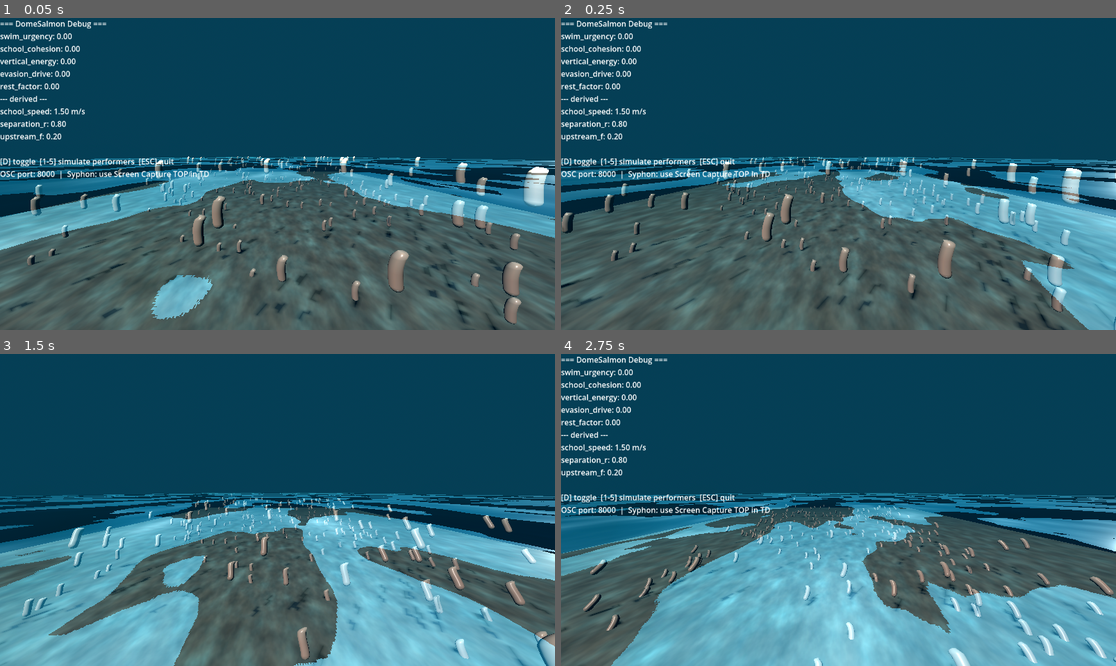
Above: before the commit, frames 1-4 (two rows, left to right).
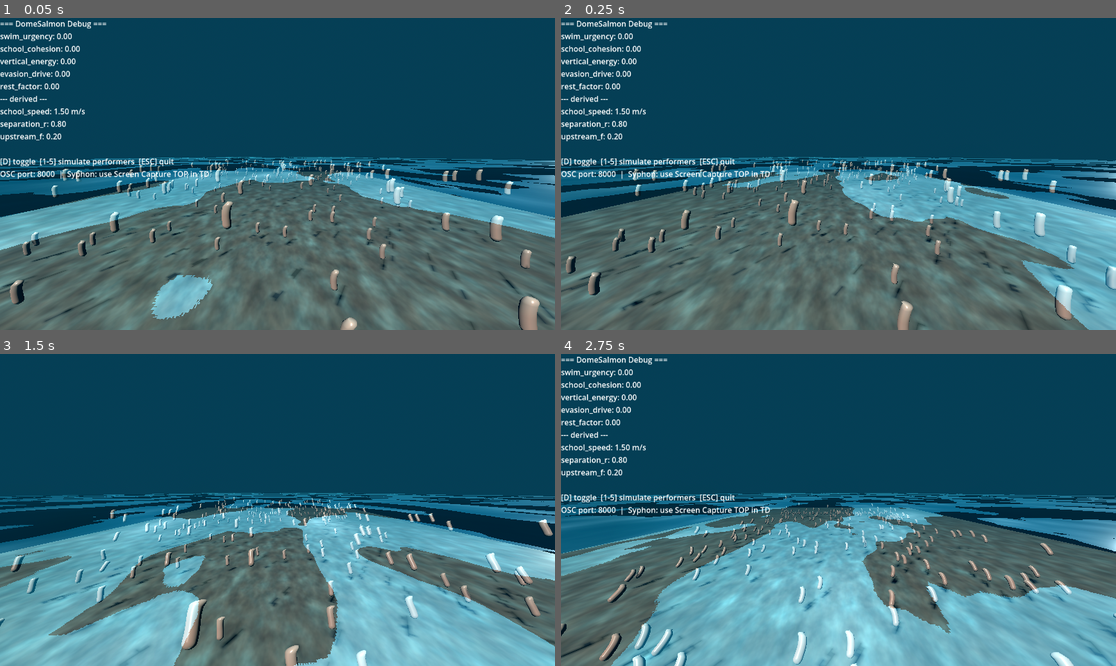
Above: after the commit, the same moments.

Repository: hollygrimm/dome-salmon
Game: Godot game, scene res://scenes/Main.tscn
Two runs of this game, one before a commit and one after it. Both use one fixed random seed, a clock stepped at 60 frames per second and the inputs below.
Inputs:
- Up to frame 1 (0.05 s): no input
- Up to frame 2 (0.25 s): no input
- Up to frame 3 (1.5 s): tap Enter at 0.5 s; hold D 0.53-1.28 s; tap 1 at 0.6 s; tap 2 at 1.35 s
- Up to frame 4 (2.75 s): hold D from 2.03 s (still down); tap 3 at 2.1 s

The runs differ from the first frame. In frame 1, 8.5% of the frame differs, in the area x 0-100%, y 44-100%; in frame 2, 8.1%; in frame 3, 7.6%; in frame 4, 6.5%.

Commit message:
Adjust spawn volume and center for salmon school simulation; update water shader transparency

Diff:
--- a/scripts/SalmonSchool.gd
+++ b/scripts/SalmonSchool.gd
@@ -12,7 +12,8 @@
 
 # --- Configuration (edit in Inspector) ---
 @export var fish_count: int = 300
-@export var spawn_volume: Vector3 = Vector3(20.0, 4.0, 40.0)  # width, height, depth
+@export var spawn_volume: Vector3 = Vector3(20.0, 3.0, 40.0)  # width, height, depth
+@export var spawn_center_y: float = 0.05  # centers school in water column (surface=1.8, bed=-1.7)
 @export var upstream_direction: Vector3 = Vector3(0, 0, -1)   # -Z = upstream
 
 # --- Boids weights (tunable) ---
@@ -65,9 +66,11 @@
 	for i in fish_count:
 		var pos := Vector3(
 			randf_range(-spawn_volume.x * 0.5, spawn_volume.x * 0.5),
-			randf_range(-spawn_volume.y * 0.5, spawn_volume.y * 0.5),
+			spawn_center_y,
 			randf_range(-spawn_volume.z * 0.5, spawn_volume.z * 0.5)
 		)
+		var y_offset := randf_range(-spawn_volume.y * 0.5, spawn_volume.y * 0.5)
+		pos.y = spawn_center_y + _soft_clamp(y_offset, spawn_volume.y * 0.5)
 		_positions.append(pos)
 		# Initial velocity: mostly upstream with small random spread
 		_velocities.append(upstream_direction * 1.5 + Vector3(
@@ -158,7 +161,7 @@
 
 		# Soft boundary — push back toward spawn volume center
 		pos.x = _soft_clamp(pos.x, spawn_volume.x * 0.5)
-		pos.y = _soft_clamp(pos.y, spawn_volume.y * 0.5)
+		pos.y = spawn_center_y + _soft_clamp(pos.y - spawn_center_y, spawn_volume.y * 0.5)
 		pos.z = _soft_clamp(pos.z, spawn_volume.z * 0.5)
 
 		_positions[i]  = pos
--- a/shaders/water_surface.gdshader
+++ b/shaders/water_surface.gdshader
@@ -22,7 +22,7 @@
 uniform float turbulence   : hint_range(0.0, 1.0)  = 0.2;  // driven by swim_urgency
 
 // How much you can see through the water
-uniform float transparency : hint_range(0.0, 1.0)  = 0.65;
+uniform float transparency : hint_range(0.0, 1.0)  = 0.80;
 
 // Fake caustics intensity
 uniform float caustic_strength : hint_range(0.0, 1.0) = 0.3;
